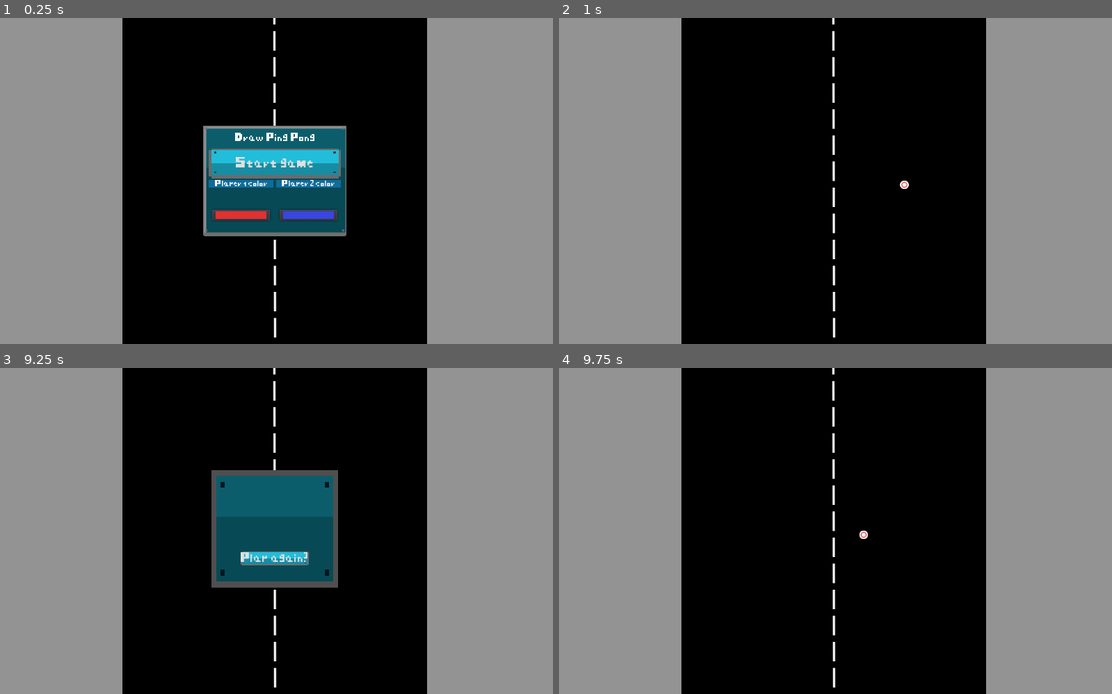
Above: before the commit, frames 1-4 (two rows, left to right).
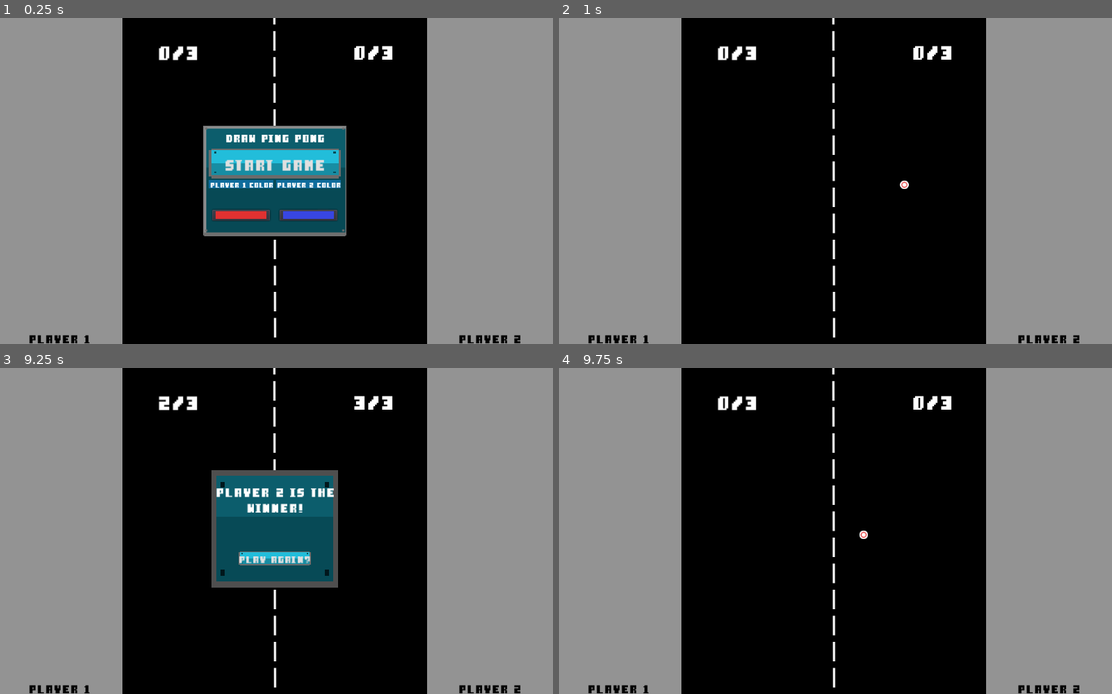
Above: after the commit, the same moments.

Repository: Ertain/Draw-Ping-Pong
Game: Godot game, scene res://Main.tscn
Two runs of this game, one before a commit and one after it. Both use one fixed random seed, a clock stepped at 60 frames per second and the inputs below.
Inputs (mouse positions are in pixels of both pictures, inside the frame that each line leads up to):
- Up to frame 1 (0.25 s): no input
- Up to frame 2 (1 s): click "Start game" at 0.5 s
- Up to frame 3 (9.25 s): move the mouse to (60, 531) at 1.27 s; click (60, 531) at 1.42 s; move the mouse to (492, 531) at 2.02 s; click (492, 531) at 2.17 s; move the mouse to (331, 459) at 2.77 s; click (331, 459) at 2.92 s; move the mouse to (248, 596) at 3.52 s; click (248, 596) at 3.67 s; move the mouse to (442, 579) at 4.27 s; click (442, 579) at 4.42 s; move the mouse to (105, 482) at 5.02 s; click (105, 482) at 5.17 s; move the mouse to (304, 531) at 5.77 s; click (304, 531) at 5.92 s; move the mouse to (193, 449) at 6.52 s; click (193, 449) at 6.67 s; move the mouse to (398, 514) at 7.27 s; click (398, 514) at 7.42 s; move the mouse to (165, 547) at 8.02 s; click (165, 547) at 8.17 s; move the mouse to (331, 459) at 8.77 s; click (331, 459) at 8.92 s
- Up to frame 4 (9.75 s): click "Play again?" at 9.5 s

The runs differ from the first frame. In frame 1, 1.9% of the frame differs, in the area x 5-95%, y 8-100%; in frame 2, 0.8%; in frame 3, 1.6%; in frame 4, 0.8%.

Commit message:
Replaced font due to license conflict.

Diff:
--- a/Main.tscn
+++ b/Main.tscn
@@ -14,11 +14,9 @@
 [ext_resource path="res://Assets/Sounds/sounds_ping_pong_8bit/ping_pong_8bit_plop.wav" type="AudioStream" id=12]
 [ext_resource path="res://Assets/GUI/user interface.tres" type="Theme" id=13]
 [ext_resource path="res://Assets/GUI/Simple GUI/border_dark_blue.png" type="Texture" id=14]
-[ext_resource path="res://Assets/fonts/font 2/pixelfont2.ttf" type="DynamicFontData" id=15]
 [ext_resource path="res://Assets/GUI/Simple GUI/background_blue.png" type="Texture" id=16]
 [ext_resource path="res://Assets/GUI/Simple GUI/button_1_blue.png" type="Texture" id=17]
-[ext_resource path="res://Assets/fonts/font 1/pixelfont.ttf" type="DynamicFontData" id=18]
-[ext_resource path="res://Assets/dot.png" type="Texture" id=19]
+[ext_resource path="res://Assets/fonts/Sharp retro font/Sharp Retro.ttf" type="DynamicFontData" id=19]
 
 [sub_resource type="RectangleShape2D" id=1]
 extents = Vector2( 514, 10 )
@@ -27,12 +25,12 @@
 extents = Vector2( 519, 10 )
 
 [sub_resource type="DynamicFont" id=3]
-size = 15
-font_data = ExtResource( 18 )
+size = 30
+font_data = ExtResource( 19 )
 
 [sub_resource type="DynamicFont" id=4]
-size = 15
-font_data = ExtResource( 18 )
+size = 30
+font_data = ExtResource( 19 )
 
 [sub_resource type="RectangleShape2D" id=5]
 extents = Vector2( 114.754, 298.859 )
@@ -50,38 +48,36 @@
 radius = 8.0
 
 [sub_resource type="DynamicFont" id=10]
-size = 37
-use_mipmaps = true
-use_filter = true
-font_data = ExtResource( 18 )
+size = 50
+use_mipmaps = true
+use_filter = true
+font_data = ExtResource( 19 )
 
 [sub_resource type="DynamicFont" id=11]
-size = 37
-use_mipmaps = true
-use_filter = true
-font_data = ExtResource( 18 )
+size = 50
+font_data = ExtResource( 19 )
 
 [sub_resource type="StyleBoxTexture" id=12]
 texture = ExtResource( 14 )
 region_rect = Rect2( 0, 0, 58, 40 )
 
 [sub_resource type="DynamicFont" id=13]
-size = 23
-use_mipmaps = true
-use_filter = true
-font_data = ExtResource( 18 )
+size = 33
+use_mipmaps = true
+use_filter = true
+font_data = ExtResource( 19 )
 
 [sub_resource type="StyleBoxTexture" id=14]
 texture = ExtResource( 17 )
 region_rect = Rect2( 0, 0, 52, 18 )
 
 [sub_resource type="DynamicFont" id=15]
-size = 18
+size = 26
 use_mipmaps = true
 use_filter = true
 extra_spacing_top = 2
 extra_spacing_bottom = 2
-font_data = ExtResource( 15 )
+font_data = ExtResource( 19 )
 fallback/0 = ExtResource( 10 )
 
 [sub_resource type="StyleBoxTexture" id=16]
@@ -89,37 +85,38 @@
 region_rect = Rect2( 0, 0, 134, 111 )
 
 [sub_resource type="DynamicFont" id=17]
-use_mipmaps = true
-use_filter = true
-font_data = ExtResource( 15 )
+size = 29
+use_mipmaps = true
+use_filter = true
+font_data = ExtResource( 19 )
 
 [sub_resource type="StyleBoxTexture" id=18]
 texture = ExtResource( 17 )
 region_rect = Rect2( 0, 0, 52, 18 )
 
 [sub_resource type="DynamicFont" id=19]
-size = 20
-use_mipmaps = true
-use_filter = true
-font_data = ExtResource( 15 )
+size = 40
+use_mipmaps = true
+use_filter = true
+font_data = ExtResource( 19 )
 
 [sub_resource type="StyleBoxFlat" id=20]
 bg_color = Color( 0.0588235, 0.423529, 0.611765, 1 )
 
 [sub_resource type="DynamicFont" id=21]
-size = 12
-use_mipmaps = true
-use_filter = true
-font_data = ExtResource( 15 )
+size = 18
+use_mipmaps = true
+use_filter = true
+font_data = ExtResource( 19 )
 
 [sub_resource type="StyleBoxFlat" id=22]
 bg_color = Color( 0.0588235, 0.423529, 0.611765, 1 )
 
 [sub_resource type="DynamicFont" id=23]
-size = 12
-use_mipmaps = true
-use_filter = true
-font_data = ExtResource( 15 )
+size = 18
+use_mipmaps = true
+use_filter = true
+font_data = ExtResource( 19 )
 
 [node name="Main" type="Control"]
 anchor_right = 1.0
@@ -185,6 +182,7 @@
 margin_right = -0.448013
 margin_bottom = 1.79999
 custom_fonts/font = SubResource( 3 )
+custom_colors/font_color = Color( 0, 0, 0, 1 )
 text = "Player 1"
 align = 1
 valign = 1
@@ -214,6 +212,7 @@
 margin_left = 0.447937
 margin_bottom = 1.79999
 custom_fonts/font = SubResource( 4 )
+custom_colors/font_color = Color( 0, 0, 0, 1 )
 text = "Player 2"
 align = 1
 valign = 1
@@ -299,11 +298,11 @@
 [node name="Left_score" type="Label" parent="."]
 anchor_left = 0.289
 anchor_top = 0.04
-anchor_right = 0.359
+anchor_right = 0.376
 anchor_bottom = 0.16
 margin_left = 0.0639954
-margin_top = -1.90735e-06
-margin_right = 2.384
+margin_top = -3.8147e-06
+margin_right = -15.024
 margin_bottom = -7.62939e-06
 custom_fonts/font = SubResource( 10 )
 text = "0/3"
@@ -316,12 +315,12 @@
 [node name="Right_score" type="Label" parent="."]
 anchor_left = 0.641
 anchor_top = 0.04
-anchor_right = 0.711
+anchor_right = 0.728
 anchor_bottom = 0.16
 margin_left = -0.384033
 margin_top = -1.90735e-06
-margin_right = -0.0640259
-margin_bottom = -7.62939e-06
+margin_right = -17.472
+margin_bottom = -1.52588e-05
 custom_fonts/font = SubResource( 11 )
 text = "0/3"
 align = 1
@@ -382,10 +381,10 @@
 }
 
 [node name="Restart_button" type="Button" parent="Winner_container/Panel/VBoxContainer"]
-margin_left = 53.0
+margin_left = 48.0
 margin_top = 150.0
-margin_right = 178.0
-margin_bottom = 175.0
+margin_right = 183.0
+margin_bottom = 176.0
 size_flags_horizontal = 6
 size_flags_vertical = 6
 theme = ExtResource( 13 )
@@ -420,7 +419,7 @@
 }
 
 [node name="MarginContainer" type="MarginContainer" parent="Title"]
-margin_right = 264.0
+margin_right = 290.0
 margin_bottom = 204.0
 custom_constants/margin_right = 10
 custom_constants/margin_top = 5
@@ -430,13 +429,13 @@
 [node name="VBoxContainer" type="VBoxContainer" parent="Title/MarginContainer"]
 margin_left = 11.0
 margin_top = 5.0
-margin_right = 254.0
+margin_right = 280.0
 margin_bottom = 211.0
 size_flags_horizontal = 3
 size_flags_vertical = 3
 
 [node name="Label" type="Label" parent="Title/MarginContainer/VBoxContainer"]
-margin_right = 243.0
+margin_right = 269.0
 margin_bottom = 33.0
 size_flags_horizontal = 3
 size_flags_vertical = 3
@@ -448,7 +447,7 @@
 
 [node name="Start game" type="Button" parent="Title/MarginContainer/VBoxContainer"]
 margin_top = 37.0
-margin_right = 243.0
+margin_right = 269.0
 margin_bottom = 92.0
 mouse_filter = 1
 size_flags_horizontal = 7
@@ -463,21 +462,21 @@
 
 [node name="Player colors Hbox" type="HBoxContainer" parent="Title/MarginContainer/VBoxContainer"]
 margin_top = 96.0
-margin_right = 243.0
+margin_right = 269.0
 margin_bottom = 206.0
 size_flags_horizontal = 3
 size_flags_vertical = 3
 custom_constants/separation = 4
 
 [node name="Player 1 colors" type="VBoxContainer" parent="Title/MarginContainer/VBoxContainer/Player colors Hbox"]
-margin_right = 119.0
+margin_right = 132.0
 margin_bottom = 110.0
 size_flags_horizontal = 3
 custom_constants/separation = 4
 
 [node name="Label" type="Label" parent="Title/MarginContainer/VBoxContainer/Player colors Hbox/Player 1 colors"]
-margin_right = 119.0
-margin_bottom = 14.0
+margin_right = 132.0
+margin_bottom = 16.0
 size_flags_horizontal = 3
 custom_styles/normal = SubResource( 20 )
 custom_fonts/font = SubResource( 21 )
@@ -486,10 +485,10 @@
 valign = 1
 
 [node name="ColorPickerButton" type="ColorPickerButton" parent="Title/MarginContainer/VBoxContainer/Player colors Hbox/Player 1 colors"]
-margin_left = 6.0
-margin_top = 54.0
-margin_right = 112.0
-margin_bottom = 74.0
+margin_left = 13.0
+margin_top = 55.0
+margin_right = 119.0
+margin_bottom = 75.0
 size_flags_horizontal = 6
 size_flags_vertical = 6
 text = "Choose a color"
@@ -500,15 +499,15 @@
 }
 
 [node name="Player 2 colors" type="VBoxContainer" parent="Title/MarginContainer/VBoxContainer/Player colors Hbox"]
-margin_left = 123.0
-margin_right = 243.0
+margin_left = 136.0
+margin_right = 269.0
 margin_bottom = 110.0
 size_flags_horizontal = 3
 custom_constants/separation = 4
 
 [node name="Label" type="Label" parent="Title/MarginContainer/VBoxContainer/Player colors Hbox/Player 2 colors"]
-margin_right = 120.0
-margin_bottom = 14.0
+margin_right = 133.0
+margin_bottom = 16.0
 size_flags_horizontal = 3
 custom_styles/normal = SubResource( 22 )
 custom_fonts/font = SubResource( 23 )
@@ -517,20 +516,16 @@
 valign = 1
 
 [node name="ColorPickerButton" type="ColorPickerButton" parent="Title/MarginContainer/VBoxContainer/Player colors Hbox/Player 2 colors"]
-margin_left = 7.0
-margin_top = 54.0
-margin_right = 113.0
-margin_bottom = 74.0
+margin_left = 13.0
+margin_top = 55.0
+margin_right = 119.0
+margin_bottom = 75.0
 size_flags_horizontal = 6
 size_flags_vertical = 6
 theme = ExtResource( 13 )
 text = "Choose a color"
 color = Color( 0.219608, 0.27451, 0.886275, 1 )
 edit_alpha = false
-
-[node name="dot" type="Sprite" parent="."]
-position = Vector2( 48, 624 )
-texture = ExtResource( 19 )
 
 [connection signal="area_entered" from="Top" to="Top" method="_on_area_entered"]
 [connection signal="area_entered" from="Bottom" to="Bottom" method="_on_area_entered"]
Binary file added: Assets/fonts/Sharp retro font/Sharp Retro.ttf
Not shown, added: Assets/fonts/Sharp retro font/credits.txt
Not shown, removed: Assets/fonts/font 1/license.txt
Not shown, removed: Assets/fonts/font 2/license.txt
Binary file removed: Assets/fonts/font 2/pixelfont2.ttf
Not shown, removed: Assets/fonts/font 2/readme.txt
Not shown: 1 places in Main.tscn that only renumber resources
